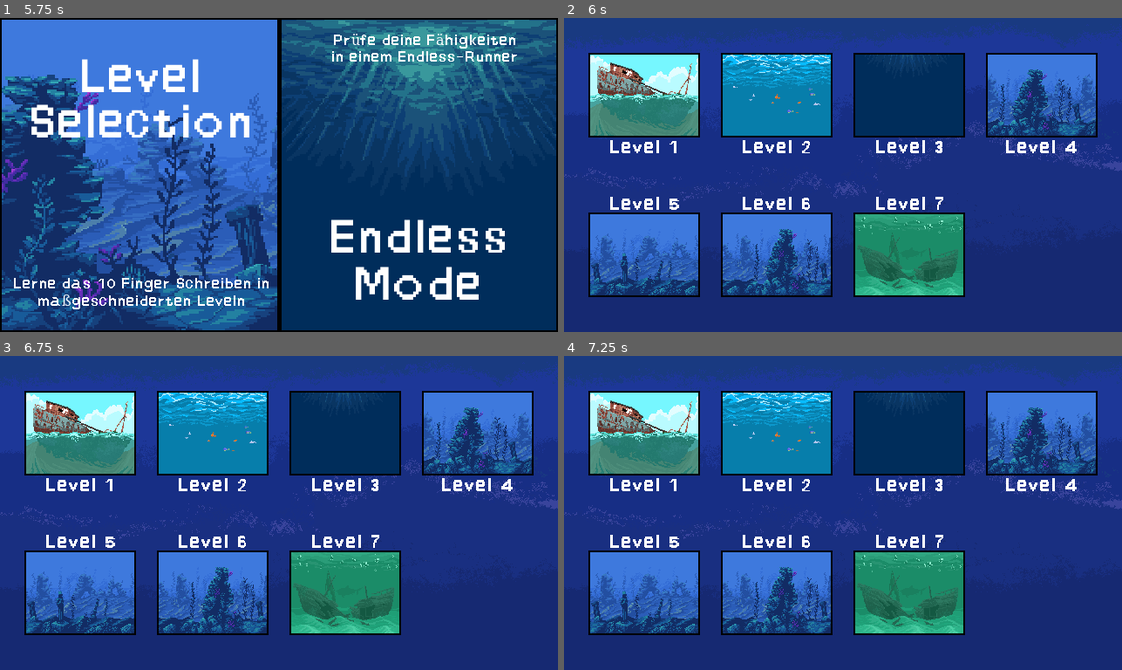
Above: before the commit, frames 1-4 (two rows, left to right).
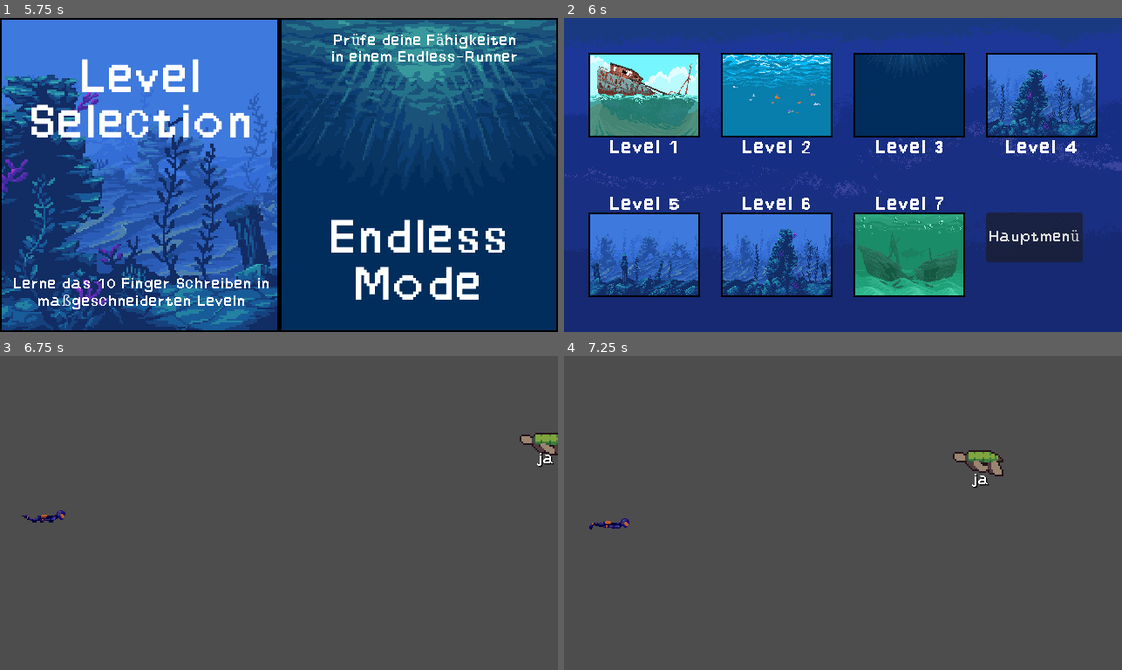
Above: after the commit, the same moments.

Repository: lehmius/typing-tides
Game: Godot game, scene res://scenes/game.tscn
The game is run twice, just before and just after one commit, with the same random seed, the same clock (stepped at 60 frames per second) and the same inputs. The engine's default icon, where the game draws it, is replaced by a stand-in: a white triangle on a blue panel in a dark square.
Inputs (mouse positions are in pixels of both pictures, inside the frame that each line leads up to):
- Up to frame 1 (5.75 s): tap Enter at 0.5 s; move the mouse to (401, 159) at 0.52 s; click (401, 159) at 0.67 s; move the mouse to (167, 190) at 1.27 s; click (167, 190) at 1.42 s; move the mouse to (334, 105) at 2.02 s; click (334, 105) at 2.17 s; click "Nochmal" at 2.75 s; move the mouse to (251, 237) at 3.52 s; click (251, 237) at 3.67 s; move the mouse to (446, 222) at 4.27 s; click (446, 222) at 4.42 s; click "Hauptmenü" at 5 s
- Up to frame 2 (6 s): tap Space at 5.75 s; move the mouse to (675, 127) at 5.77 s; click (675, 127) at 5.92 s
- Up to frame 3 (6.75 s): click (468, 575) at 6.5 s, where only the run after the commit has a clickable "Hauptmenü"
- Up to frame 4 (7.25 s): no input

Frame 1 is identical in both runs. In frame 2, 2.7% of the frame differs, in the area x 75-93%, y 61-78%; in frame 3, 100%, in the area x 0-100%, y 0-100%; in frame 4, 100%.
Error in both runs: Out of bounds get index '-1' (on base: 'Array[String]') (res://scripts/game_state_handler.gd:112)

Commit message:
Added load_scene_button to level_select pointing to mode_celect.

Diff:
--- a/scenes/level_select.tscn
+++ b/scenes/level_select.tscn
@@ -1,7 +1,8 @@
-[gd_scene load_steps=3 format=3 uid="uid://beifew10nwrqb"]
+[gd_scene load_steps=4 format=3 uid="uid://beifew10nwrqb"]
 
 [ext_resource type="Texture2D" uid="uid://d2hxgnukrh2jl" path="res://assets/levels/menu_screens/LevelSelection.png" id="1_3shnc"]
 [ext_resource type="Script" uid="uid://ofwl2cytcox0" path="res://scripts/level_select.gd" id="1_p0wlc"]
+[ext_resource type="PackedScene" uid="uid://bj0dl4fdchtp" path="res://scenes/load_scene_button.tscn" id="3_2epne"]
 
 [node name="LevelSelect" type="Control"]
 layout_mode = 3
@@ -78,3 +79,13 @@
 offset_top = 223.0
 offset_right = 460.0
 offset_bottom = 320.0
+
+[node name="RestartButton" parent="ButtonContainer" instance=ExtResource("3_2epne")]
+layout_mode = 0
+anchors_preset = 0
+offset_left = 484.0
+offset_top = 223.0
+offset_right = 572.0
+offset_bottom = 280.0
+text = "Hauptmenü"
+levelID = -3
